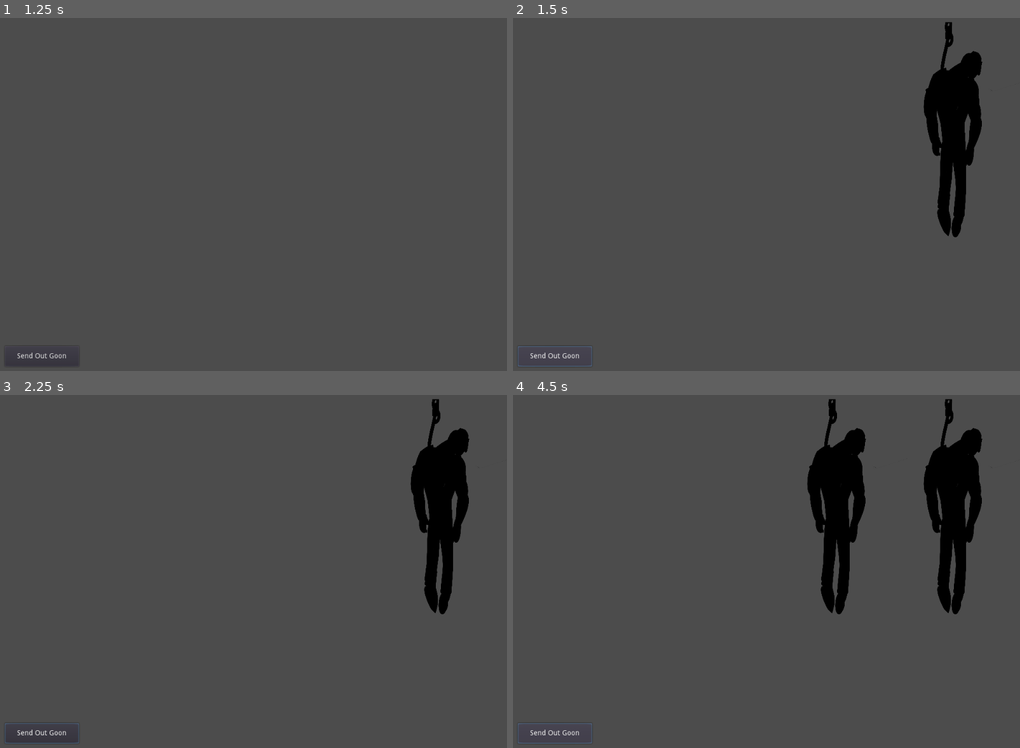
Above: before the commit, frames 1-4 (two rows, left to right).
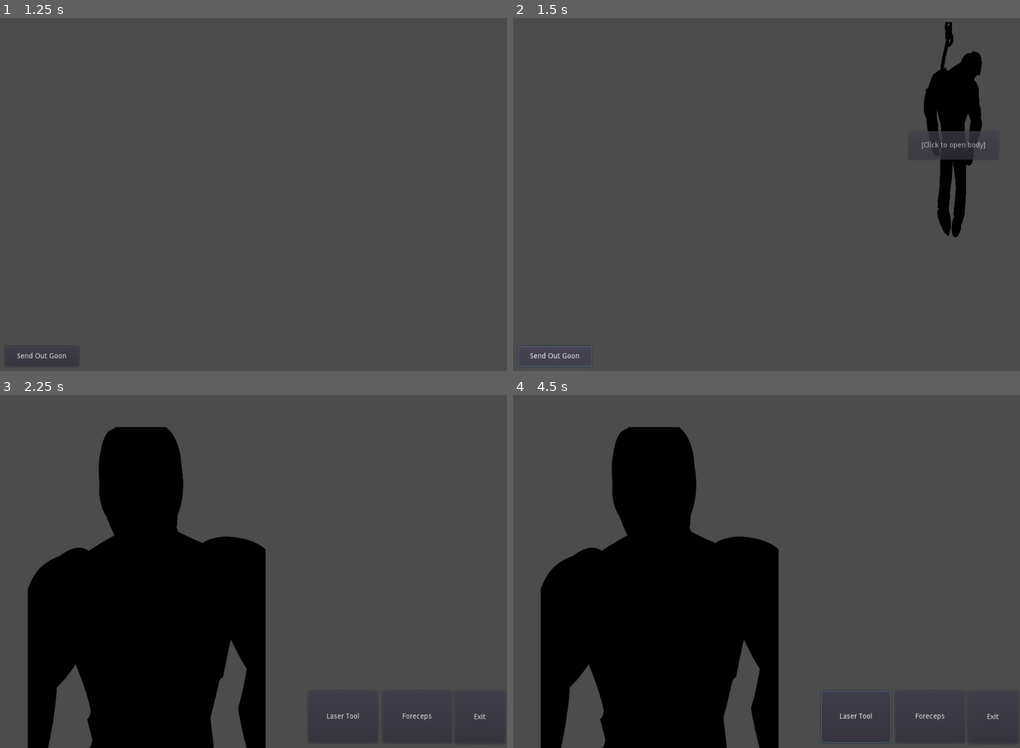
Above: after the commit, the same moments.

Repository: HelmetBugg/OrganHarvester
Game: Godot game, scene res://Main.tscn
Two runs of this game, one before a commit and one after it. Both use one fixed random seed, a clock stepped at 60 frames per second and the inputs below.
Inputs (mouse positions are in pixels of both pictures, inside the frame that each line leads up to):
- Up to frame 1 (1.25 s): click "Start" at 0.5 s
- Up to frame 2 (1.5 s): click "Send Out Goon" at 1.25 s
- Up to frame 3 (2.25 s): click (441, 522) at 2 s, where only the run after the commit has a clickable "[Click to open body]"
- Up to frame 4 (4.5 s): click (928, 716) at 2.75 s, where only the run after the commit has a clickable "Foreceps"; click (857, 716) at 3.5 s, where only the run after the commit has a clickable "Laser Tool"; click (553, 733) at 4.25 s, where only the run before the commit has a clickable "Send Out Goon"

Frame 1 is identical in both runs. In frame 2, 0.7% of the frame differs, in the area x 80-94%, y 31-41%; in frame 3, 33%; in frame 4, 37%, in the area x 1-100%, y 1-100%.

Commit message:
added operating room wiht plaaceholder sprite, can goon some bodies and take them to operation room for disection

Diff:
--- a/body.gd
+++ b/body.gd
@@ -1,6 +1,7 @@
 extends Node2D
 
 var active = true
+var harvested = false
 
 func _ready():
 	toggleActive()
@@ -9,7 +10,12 @@
 func toggleActive():
 	if active:
 		$graphic.visible = false
+		$open_button.visible = false
 		active = false
 	else:
 		$graphic.visible = true
+		$open_button.visible = true
 		active = true
+
+func _on_open_button_pressed():
+	get_tree().change_scene_to(load('res://operation_room.tscn'))
--- a/body.tscn
+++ b/body.tscn
@@ -11,10 +11,12 @@
 scale = Vector2( 0.140556, 0.1816 )
 texture = ExtResource( 1 )
 
-[node name="Open me up!" type="Button" parent="."]
-visible = false
-margin_left = 1.0
-margin_top = 4.0
-margin_right = 214.0
-margin_bottom = 447.0
+[node name="open_button" type="Button" parent="."]
+modulate = Color( 1, 1, 1, 0.745098 )
+margin_left = 12.0
+margin_top = 214.0
+margin_right = 189.0
+margin_bottom = 270.0
 text = "[Click to open body]"
+
+[connection signal="pressed" from="open_button" to="." method="_on_open_button_pressed"]
--- /dev/null
+++ b/operation_room.gd
@@ -0,0 +1,4 @@
+extends Node2D
+
+func _on_Button3_pressed():
+	get_tree().change_scene_to(load('res://basement.tscn'))
--- a/operation_room.tscn
+++ b/operation_room.tscn
@@ -1,4 +1,7 @@
-[gd_scene load_steps=3 format=2]
+[gd_scene load_steps=5 format=2]
+
+[ext_resource path="res://operation_room.gd" type="Script" id=1]
+[ext_resource path="res://art/table_body_placeholder.png" type="Texture" id=2]
 
 [sub_resource type="RectangleShape2D" id=1]
 extents = Vector2( 195.5, 291 )
@@ -7,6 +10,7 @@
 extents = Vector2( 235.125, 321.75 )
 
 [node name="operation_room" type="Node2D"]
+script = ExtResource( 1 )
 
 [node name="Area2D" type="Area2D" parent="."]
 position = Vector2( 496, 349 )
@@ -49,3 +53,8 @@
 shape = SubResource( 2 )
 
 [node name="graphic" type="Sprite" parent="Body"]
+position = Vector2( 320, -28.5 )
+scale = Vector2( 0.26, 0.258 )
+texture = ExtResource( 2 )
+
+[connection signal="pressed" from="Button3" to="." method="_on_Button3_pressed"]
